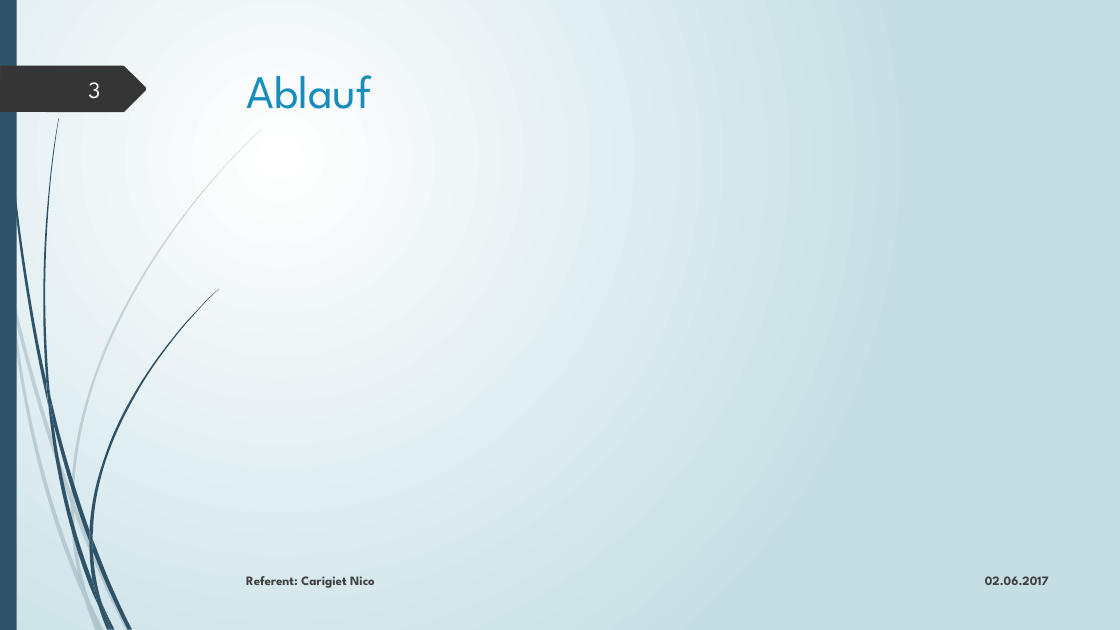
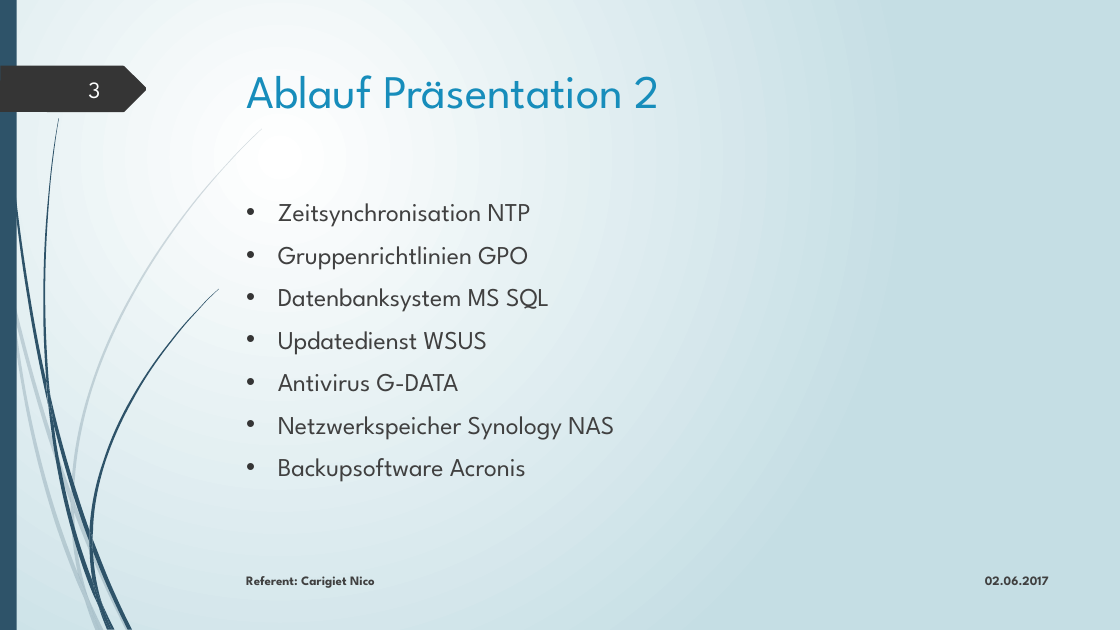
Before and after one commit to edecom/IPA, a slide deck: slide 3 of 4_Dokumente/48_Präsentation & Demonstration/IPA_Präsentation_Carigiet_Nico_20170529.pptx. Drawn at 1120x630 pixels with LibreOffice and Linux fonts; fonts in the diff are those of the drawing. Boxes give left, top, right and bottom in pixels: in the first picture for what was removed or moved away, otherwise in the second. Text is boxed around its words. In the diff, an @@ line names an element or a change of style, - is before the commit and + after.

```diff
--- a/4_Dokumente/48_Präsentation & Demonstration/IPA_Präsentation_Carigiet_Nico_20170529.pptx
+++ b/4_Dokumente/48_Präsentation & Demonstration/IPA_Präsentation_Carigiet_Nico_20170529.pptx
@@ title at <box>247,75,660,109</box>: text changed @@
-Ablauf
+Ablauf Präsentation 2
@@ text added at <box>278,203,614,482</box>, 22 pt, text #404040 @@
+• Zeitsynchronisation NTP
+• Gruppenrichtlinien GPO
+• Datenbanksystem MS SQL
+• Updatedienst WSUS
+• Antivirus G-DATA
+• Netzwerkspeicher Synology NAS
+• Backupsoftware Acronis
```
Also in this commit, not shown: 5 other slides changed, 15 slides added, 12 other files.
